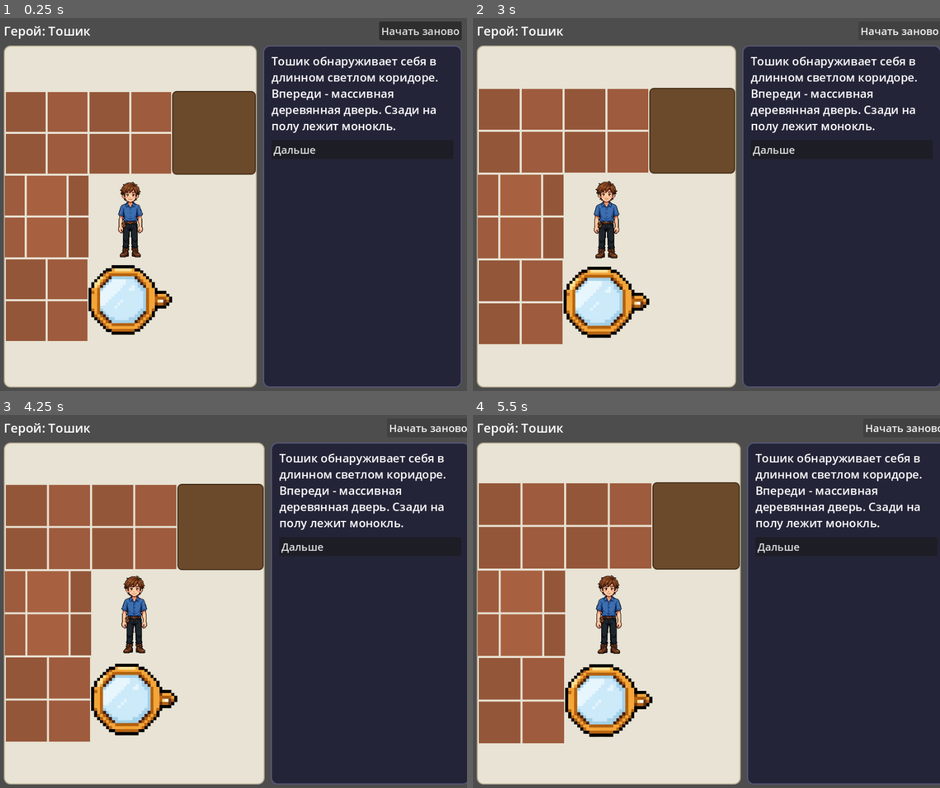
Above: before the commit, frames 1-4 (two rows, left to right).
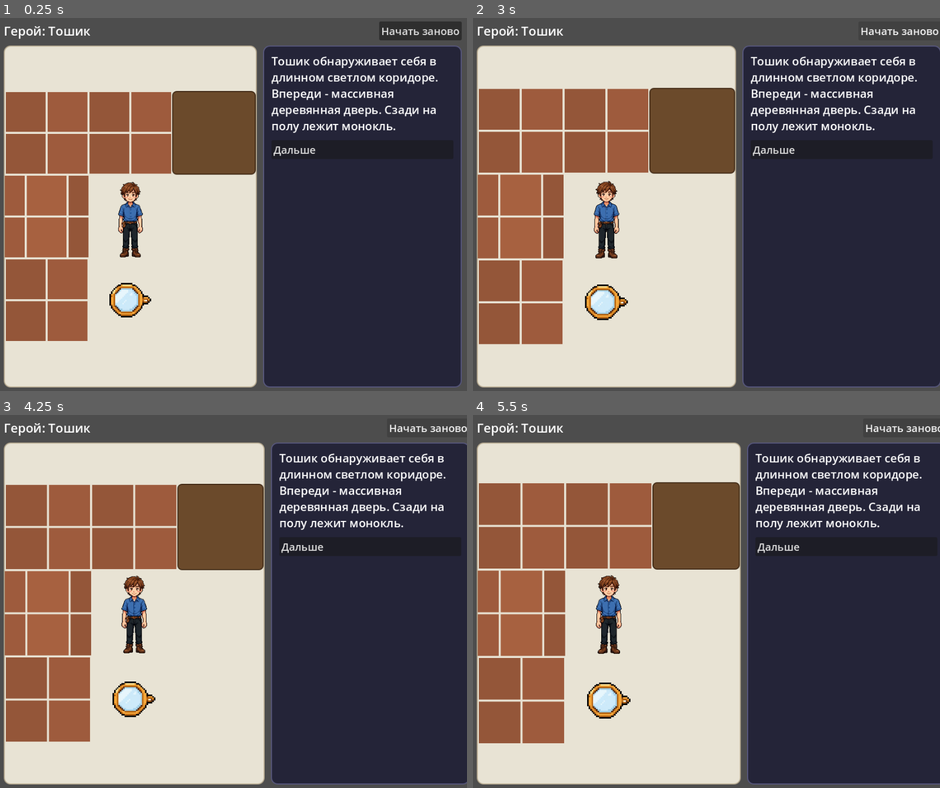
Above: after the commit, the same moments.

Repository: ssokratov/tnquest_godot
Game: Godot game, scene res://scenes/main.tscn
Two runs of this game, one before a commit and one after it. Both use one fixed random seed, a clock stepped at 60 frames per second and the inputs below.
Inputs:
- Up to frame 1 (0.25 s): no input
- Up to frame 2 (3 s): click "Начать заново" at 0.5 s; click "Начать заново" at 1.25 s; click "Начать заново" at 2 s; click "Начать заново" at 2.75 s
- Up to frame 3 (4.25 s): click "Начать заново" at 3.5 s
- Up to frame 4 (5.5 s): click "Начать заново" at 4.25 s; click "Начать заново" at 5 s

The runs differ from the first frame. In frame 1, 2.2% of the frame differs, in the area x 18-37%, y 66-86%; in frame 2, 2.3%; in frame 3, 2.3%; in frame 4, 2.4%, in the area x 19-39%, y 66-87%.

Commit message:
Render pickup items at half cell size, characters unchanged

Diff:
--- a/scripts/main.gd
+++ b/scripts/main.gd
@@ -50,6 +50,7 @@
 var modal_answers: VBoxContainer
 
 var animated_tiles: Array = []
+var small_sprites: Array = []
 var anim_time := 0.0
 var arrow_icons := {}
 var scene_cols := 0
@@ -80,6 +81,8 @@
 	KEY_LEFT: "l", KEY_A: "l",
 	KEY_RIGHT: "r", KEY_D: "r",
 }
+# Pickup items render at half cell size; characters (and fire) stay full.
+const ITEM_SPRITES := ["monocle", "extinguisher", "boots", "key", "shoe", "taxofon"]
 # Map character -> sprite set in assets/sprites/ (<name>_0.png, _1, _2).
 const SPRITES := {
 	"O": "toshik", "N": "nastya", "Z": "zags", "J": "jacob",
@@ -466,6 +469,8 @@
 		cell = max(cell, MIN_CELL)
 	for child in scene_grid.get_children():
 		child.custom_minimum_size = Vector2(cell, cell)
+	for entry in small_sprites:
+		entry["node"].custom_minimum_size = Vector2(cell / 2, cell / 2)
 
 
 func _set_fit_content(label: RichTextLabel) -> void:
@@ -599,6 +604,7 @@
 	for child in scene_grid.get_children():
 		child.queue_free()
 	animated_tiles = []
+	small_sprites = []
 	var tiles: Array = engine.visible_tiles()
 	scene_cols = tiles[0].size()
 	scene_rows = tiles.size()
@@ -658,7 +664,16 @@
 						sprite.texture = frames[0]
 						sprite.expand_mode = TextureRect.EXPAND_IGNORE_SIZE
 						sprite.stretch_mode = TextureRect.STRETCH_KEEP_ASPECT_CENTERED
-						cell.add_child(sprite)
+						if sprite_name in ITEM_SPRITES:
+							# Half-size, centered in its cell; the
+							# exact size is fixed up in _apply_cell_size.
+							var wrap := CenterContainer.new()
+							sprite.custom_minimum_size = Vector2(FALLBACK_CELL / 2, FALLBACK_CELL / 2)
+							wrap.add_child(sprite)
+							cell.add_child(wrap)
+							small_sprites.append({"node": sprite, "cell": cell})
+						else:
+							cell.add_child(sprite)
 						if frames.size() > 1:
 							var interval := 0.18 if sprite_name == "fire" else 0.35
 							animated_tiles.append({"node": sprite, "frames": frames, "interval": interval, "elapsed": 0.0, "idx": 0})
